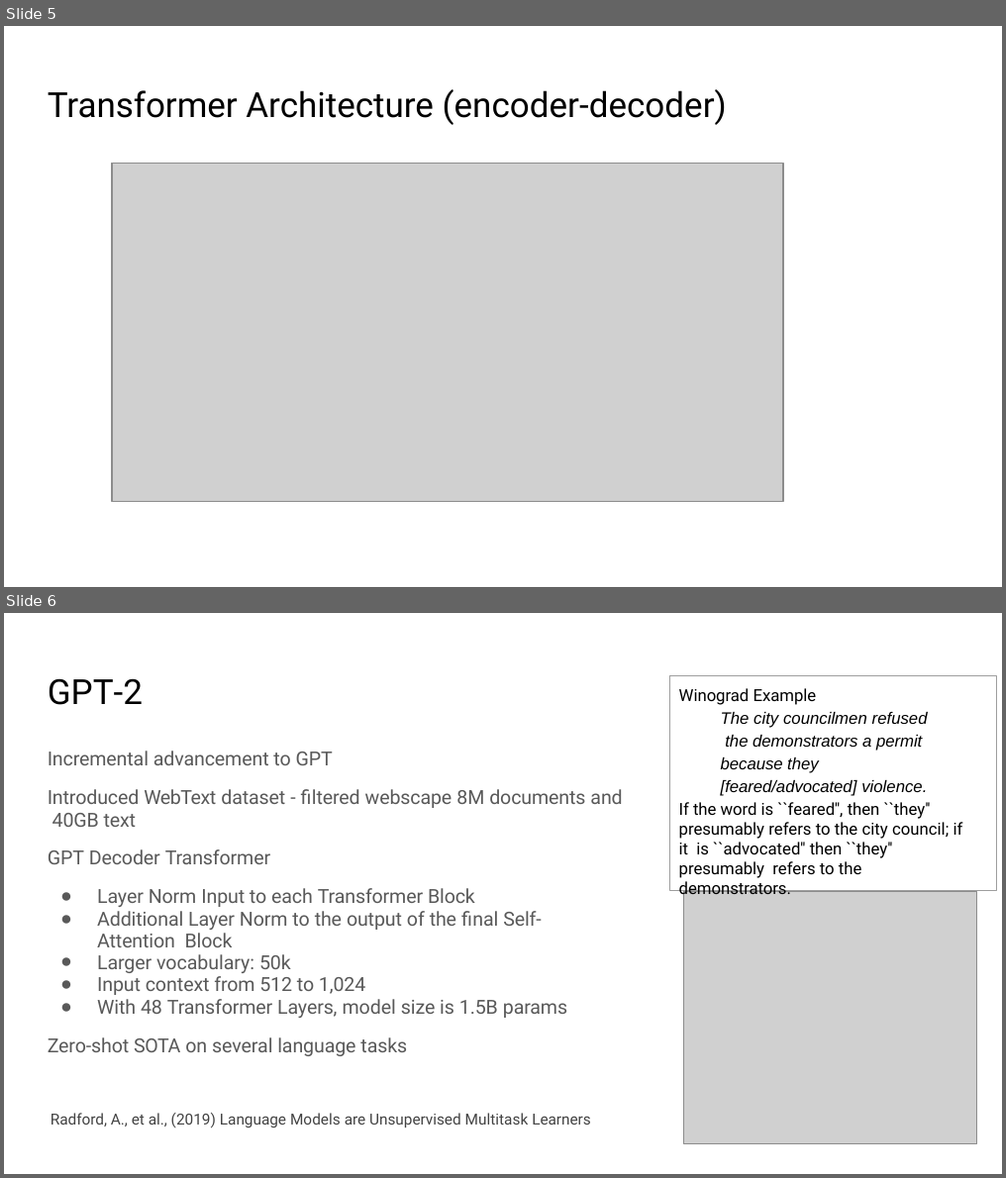
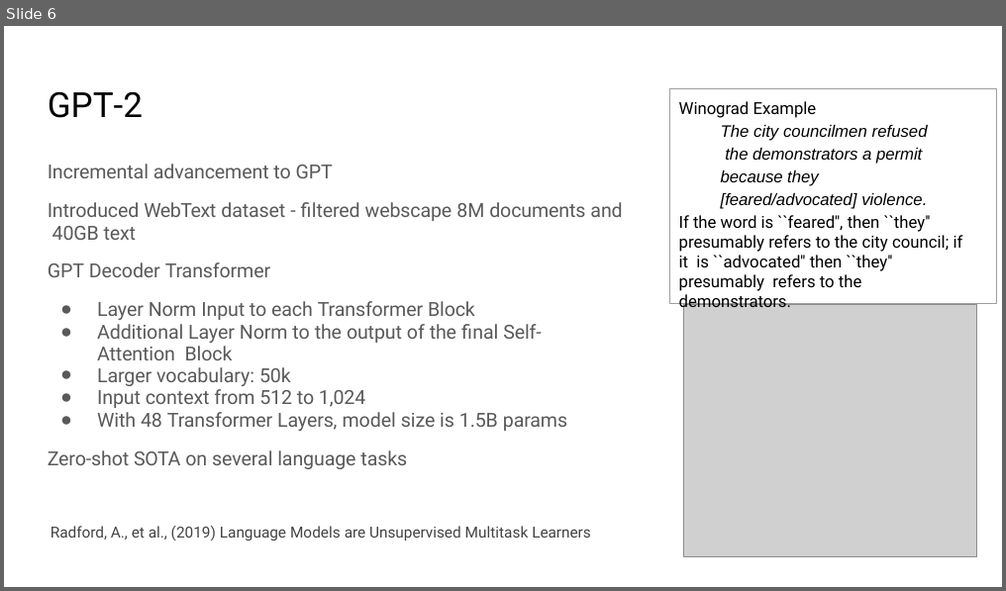
Before and after one commit to tmehtiyev2019/llm-api-tm, a slide deck: Project Presentation-Tural Mehtiyev.pptx. Shown one above the other, each under a label of ours: slides 5 and 6 before the commit, slide 6 after it. The pictures are 1006x1178 and 1006x591 pixels, drawn with LibreOffice and Linux fonts; fonts in the diff are those of the drawing; grey boxes stand for pictures; background and template pictures are left out. Boxes give left, top, right and bottom in pixels: in the first picture for what was removed or moved away, otherwise in the second. Text is boxed around its words. In the diff, an @@ line names an element or a change of style, - is before the commit and + after.

```diff
--- a/Project Presentation-Tural Mehtiyev.pptx
+++ b/Project Presentation-Tural Mehtiyev.pptx
@@ slide 5 removed at [4, 26, 1002, 587], background #FFFFFF @@
@@ title removed at [48, 89, 727, 125] @@
-Transformer Architecture (encoder-decoder)
@@ picture removed at [112, 164, 783, 502] @@
```
Also in this commit, not shown: 4 slides changed, 7 slides added, 4 other slides removed.
